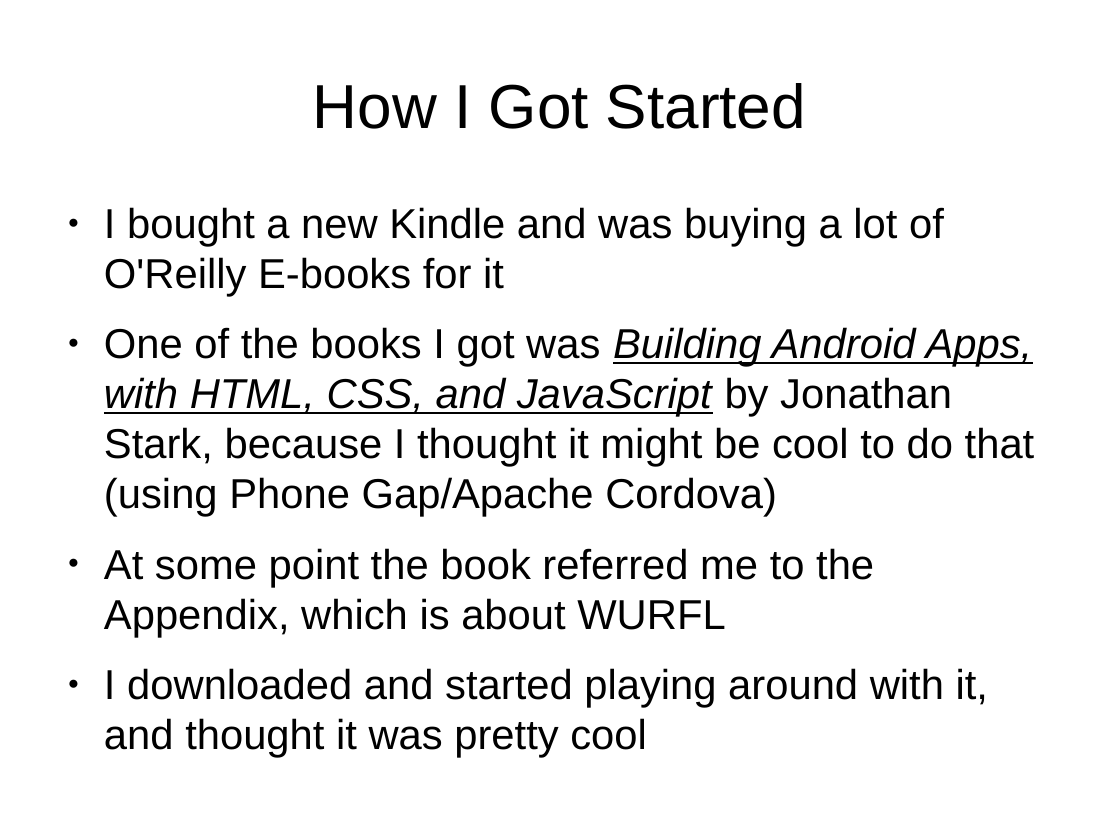
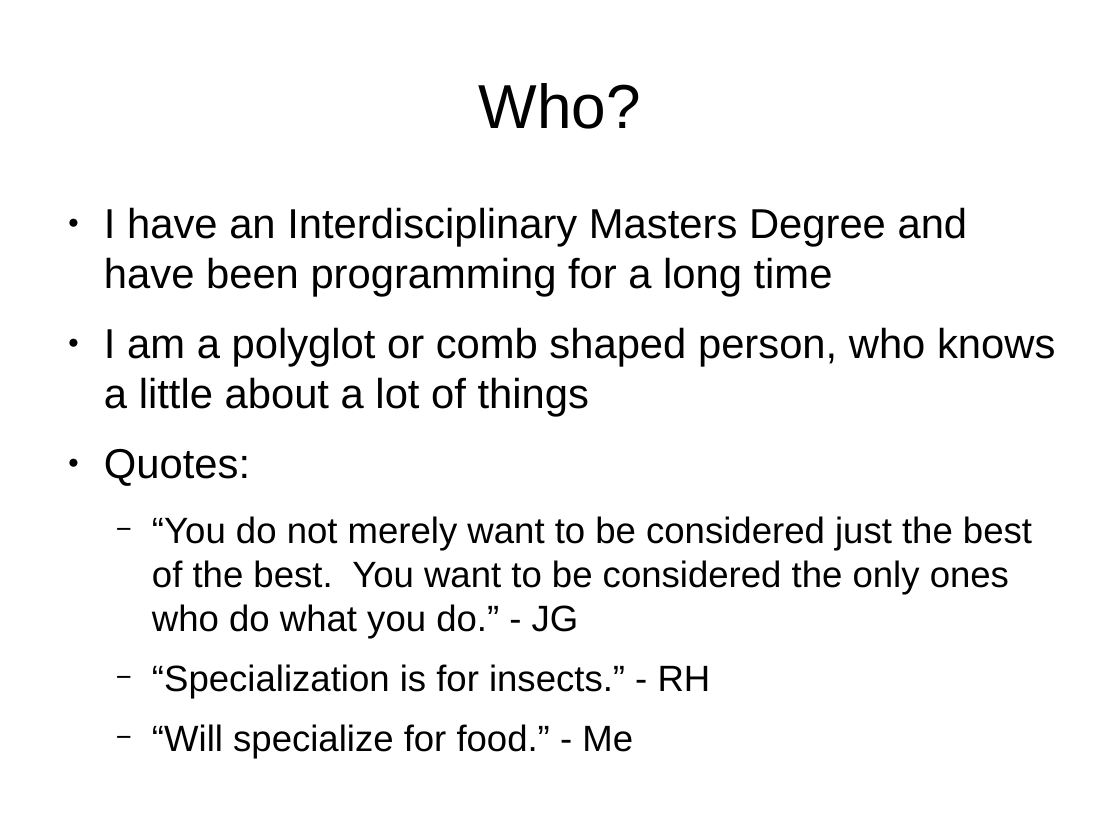
Before and after one commit to tomwhartung/jmws_accoutrements, a slide deck: slide 2 of presentations/2016_04-AWD_in_PHP_CMSes/AWD_in_PHP_CMSes-slides.odp. Drawn at 1120x840 pixels with LibreOffice and Linux fonts; fonts in the diff are those of the drawing. Boxes give left, top, right and bottom in pixels: in the first picture for what was removed or moved away, otherwise in the second. Text is boxed around its words. In the diff, an @@ line names an element or a change of style, - is before the commit and + after.

Commit message:
First part (Who) looks OK.

```diff
--- a/presentations/2016_04-AWD_in_PHP_CMSes/AWD_in_PHP_CMSes-slides.odp
+++ b/presentations/2016_04-AWD_in_PHP_CMSes/AWD_in_PHP_CMSes-slides.odp
@@ title at (479,83,641,129): text changed @@
-How I Got Started
+Who?
@@ text at (104,207,1055,698): text changed; size 29.6 to 25.9 pt @@
-● I bought a new Kindle and was buying a lot of O'Reilly E-books for it
-● One of the books I got was Building Android Apps, with HTML, CSS, and JavaScript by Jonathan Stark, because I thought it might be cool to do that (using Phone Gap/Apache Cordova)
-● At some point the book referred me to the Appendix, which is about WURFL
-● I downloaded and started playing around with it, and thought it was pretty cool
+● I have an Interdisciplinary Masters Degree and have been programming for a long time
+● I am a polyglot or comb shaped person, who knows a little about a lot of things
+● Quotes:
+  − “You do not merely want to be considered just the best of the best. You want to be considered the only ones who do what you do.” - JG
+  − “Specialization is for insects.” - RH
+  − “Will specialize for food.” - Me
```
